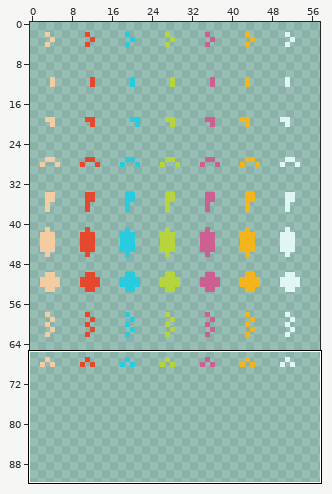
File history of a pixel-art file, asset_src/graphics/items/bullets/bullets.ase. The first picture is a wide view before the edit; the outline marks the close-up.
Close-up. As it was:
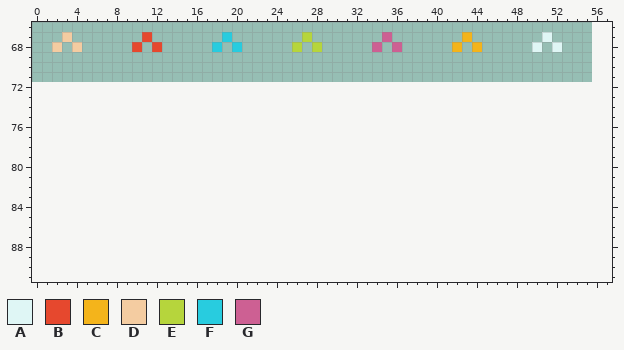
56x72 pixels, 1 frame. Shown: x 0..57, y 66..91. The old version is drawn lined up with the new one, on the new canvas. The wide view leaves out empty margins.
Palette (. is transparent): A #dff6f5  B #e6482e  C #f4b41b  D #f4cca1  E #b6d53c  F #28ccdf  G #cd6093
Pixels before, first column x 2:
67 .D.......B.......F.......E.......G.......C.......A.
68 D.D.....B.B.....F.F.....E.E.....G.G.....C.C.....A.A
New version:
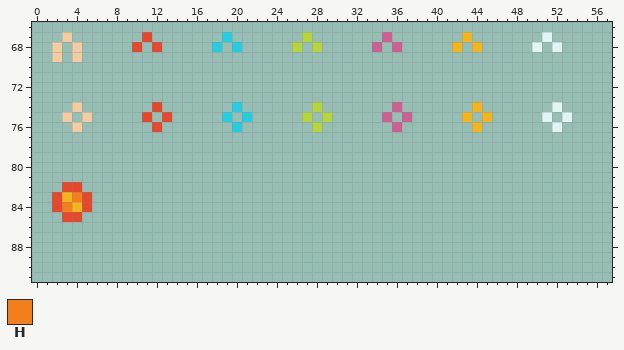
Colours new in this view: H #f47e1b
The exact change:
canvas 56x72 -> 128x128
Changed rows in their new state; - is an unchanged pixel.
first column x 2:
69 D-D
first column x 3:
74 -D-------B-------F-------E-------G-------C-------A-
75 D-D-----B-B-----F-F-----E-E-----G-G-----C-C-----A-A
76 -D-------B-------F-------E-------G-------C-------A-
first column x 2:
82 -BB-
83 BCHB
84 BHCB
85 -BB-
Boxes around the changes in both close-ups, in picture pixels (x1, y1, x2, y2):
added: (52, 52, 92, 132)
added: (142, 102, 172, 132)
added: (222, 102, 252, 132)
added: (302, 102, 332, 132)
added: (382, 102, 412, 132)
added: (462, 102, 492, 132)
added: (542, 102, 572, 132)
added: (52, 182, 92, 222)
